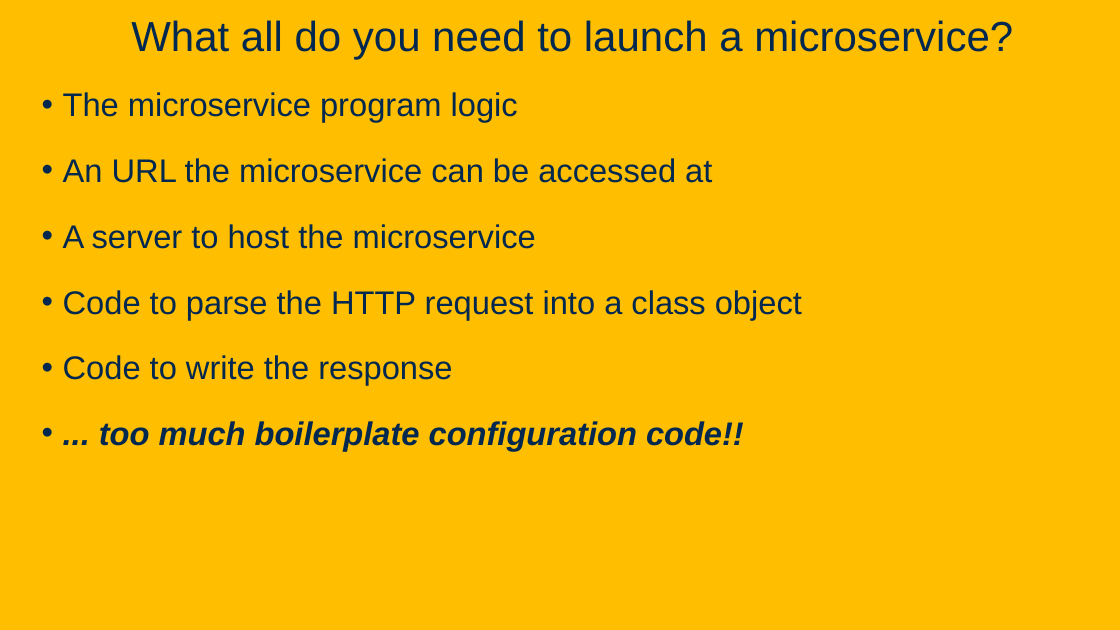
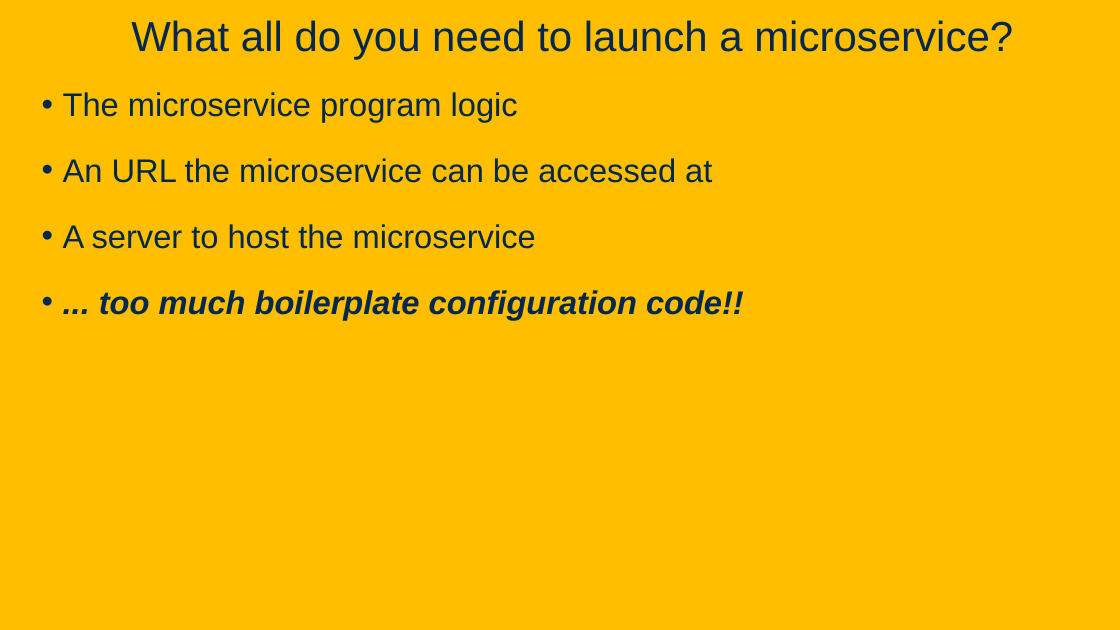
Before and after one commit to davsec-teaching/ECS160-Winter2025, a slide deck: slide 80 of slides/6_software_architecture.pptx (slide 76 before the commit). Drawn at 1120x630 pixels with LibreOffice and Linux fonts; fonts in the diff are those of the drawing; background and template pictures are left out. Boxes give left, top, right and bottom in pixels: in the first picture for what was removed or moved away, otherwise in the second. Text is boxed around its words. In the diff, an @@ line names an element or a change of style, - is before the commit and + after.

Commit message:
Update client-server, application-server, microservices slides

```diff
--- a/slides/6_software_architecture.pptx
+++ b/slides/6_software_architecture.pptx
@@ text at box(63, 290, 802, 385): paragraphs removed @@
-• Code to parse the HTTP request into a class object
-• Code to write the response
```
Also in this commit, not shown: 5 other slides changed, 5 slides added, 1 slide removed.
